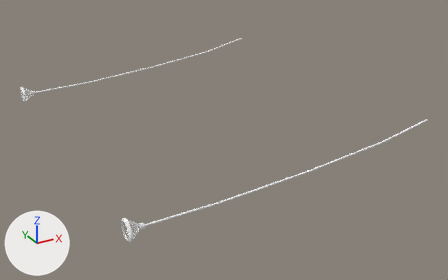
Renders of the glTF model a400don.glb from each side of a commit.
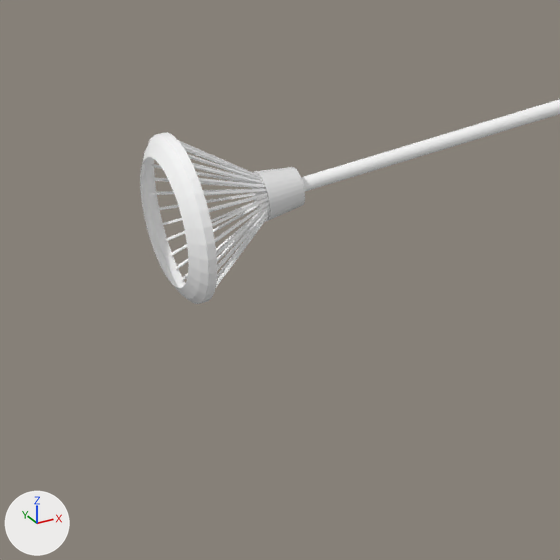
The first picture shows the older version from a 50 mm lens placed at (-43.2, -54.9, 21.2), pointed at (-14.2, -2.2, -5.2). The close-ups show both versions on the part from 23% to 41% of the width and 71% to 100% of the height of that picture; other places that the commit changed are outside them. The lights are fixed; the arrows at lower left show +X, +Y and +Z. Vertices at the same position are counted once.

Objects in the first close-up: '立方体.001'.
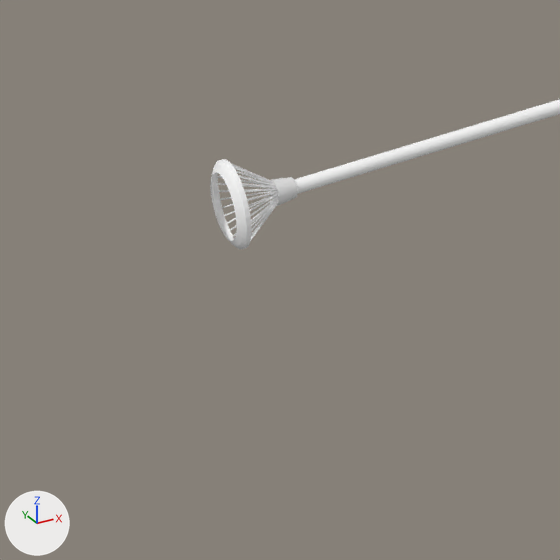
What differs and where, as boxes (x1, y1, x2, y2) in the close-ups (560 x 560 px; the box of a moved part takes in the faces that stretch with it):
'立方体.001', reshaped: before (140, 99, 560, 304); after (210, 99, 560, 249)
part 1 of me_立方体_004, moved or reshaped: before (252, 167, 305, 221); after (269, 177, 298, 206)
part 2 of me_立方体_004, added: after (232, 164, 273, 182)
part 3 of me_立方体_004, added: after (232, 200, 274, 237)
part 4 of me_立方体_004, moved or reshaped: before (140, 132, 217, 304); after (210, 159, 252, 249)
part 5 of me_立方体_004, moved or reshaped: before (152, 140, 270, 287); after (217, 163, 279, 240)

What the commit changed:
Material 'マテリアル.009' (mat_マテリアル_009) is new.
Its base color is (1.0, 1.0, 1.0) (white #ffffff).
me_立方体_004 is used by ob_立方体_001; location (-26.98, -17.0, -3.11); rotation (0.0, 1.568, 0.0), in degrees (0, 90, 0); scale (-0.0134, -0.0134, -0.25).
me_立方体_004 had 608 vertices, 1032 faces and spanned x -84.0..212.0, y -69.0..69.0, z -105.0..15.0.
me_立方体_004 now has 608 vertices, 1032 faces and spans x -52.0..212.0, y -37.0..36.0, z -105.0..12.0.
me_立方体_004 part 1: the loose piece of 64 vertices spanning x -35.0..6.0, y -21.0..20.0, z 9.0..10.0 is scaled about its middle by 0.529.
me_立方体_004 part 2: the loose piece of 8 vertices spanning x -16.0..52.0, y -14.0..1.0, z 9.0..14.0 is copied, and the copy is scaled about its middle by 0.529, then moved by (-16.0, 3.0, -1.0), in mat_マテリアル_009 (white #ffffff); it spans x -16.0..20.0, y -8.0..0.0, z 9.0..11.0.
me_立方体_004 part 3: the loose piece of 8 vertices spanning x -82.0..-14.0, y -14.0..1.0, z 9.0..14.0 is copied, and the copy is scaled about its middle by 0.529, then moved by (15.0, 3.0, -1.0), in mat_マテリアル_009 (white #ffffff); it spans x -50.0..-15.0, y -8.0..0.0, z 9.0..11.0.
me_立方体_004 part 4: the loose piece of 128 vertices spanning x -84.0..55.0, y -69.0..69.0, z 14.0..15.0 is scaled about its middle by 0.529, then moved by (0.0, 0.0, -2.0), in mat_マテリアル_009 (white #ffffff).
me_立方体_004 part 5: 37 vertices moved from x -71.0..53.0, y -65.0..63.0, z 9.0..14.0 to x -50.0..11.0, y -36.0..33.0, z 9.0..11.0; 184 vertices removed from x -83.0..53.0, y -68.0..68.0, z 9.0..14.0; 152 vertices added at x -51.0..21.0, y -36.0..36.0, z 9.0..11.0.
me_立方体_004 now uses material mat_マテリアル_009 (white #ffffff).
